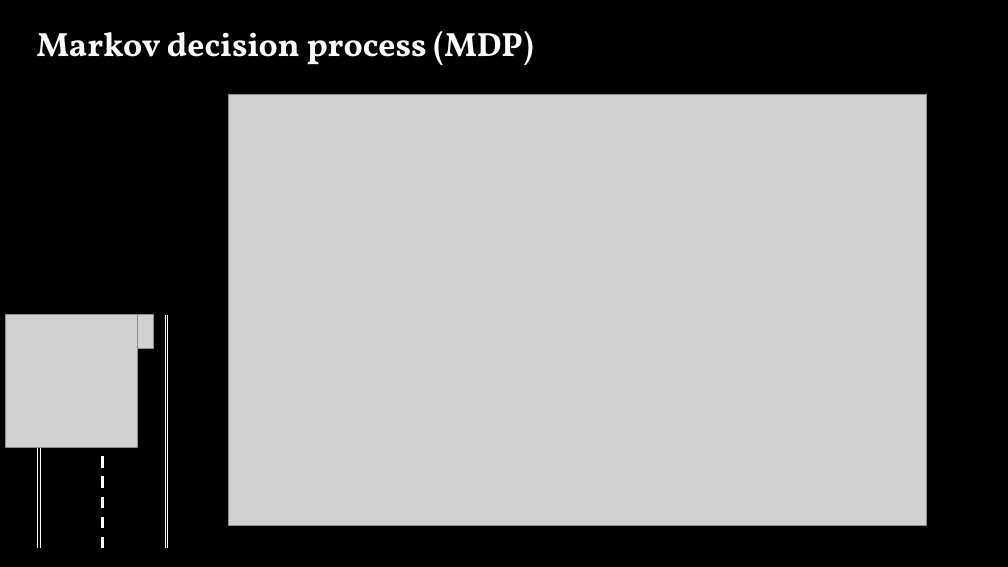
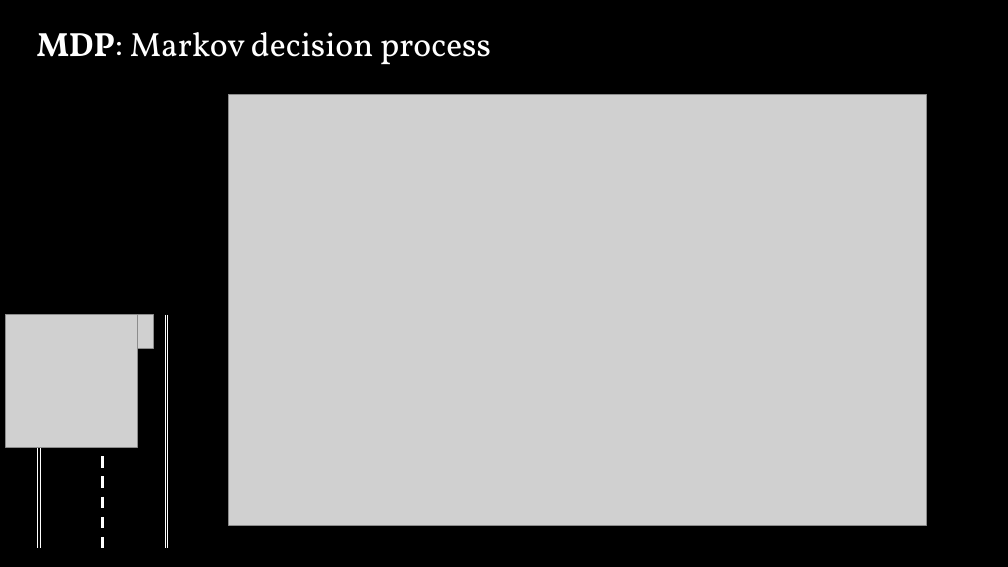
Before and after one commit to sisl/StateEstimation.jl, a slide deck: slide 5 of slides/MDPs to POMDPs.pptx. Drawn at 1008x567 pixels with LibreOffice and Linux fonts; fonts in the diff are those of the drawing; grey boxes stand for pictures. Boxes give left, top, right and bottom in pixels: in the first picture for what was removed or moved away, otherwise in the second. Text is boxed around its words. In the diff, an @@ line names an element or a change of style, - is before the commit and + after.

```diff
--- a/slides/MDPs to POMDPs.pptx
+++ b/slides/MDPs to POMDPs.pptx
@@ text at bbox=[37, 32, 491, 65]: text changed; bold off @@
-Markov decision process (MDP)
+MDP: Markov decision process
```
Also in this commit, not shown: 21 other slides changed.
